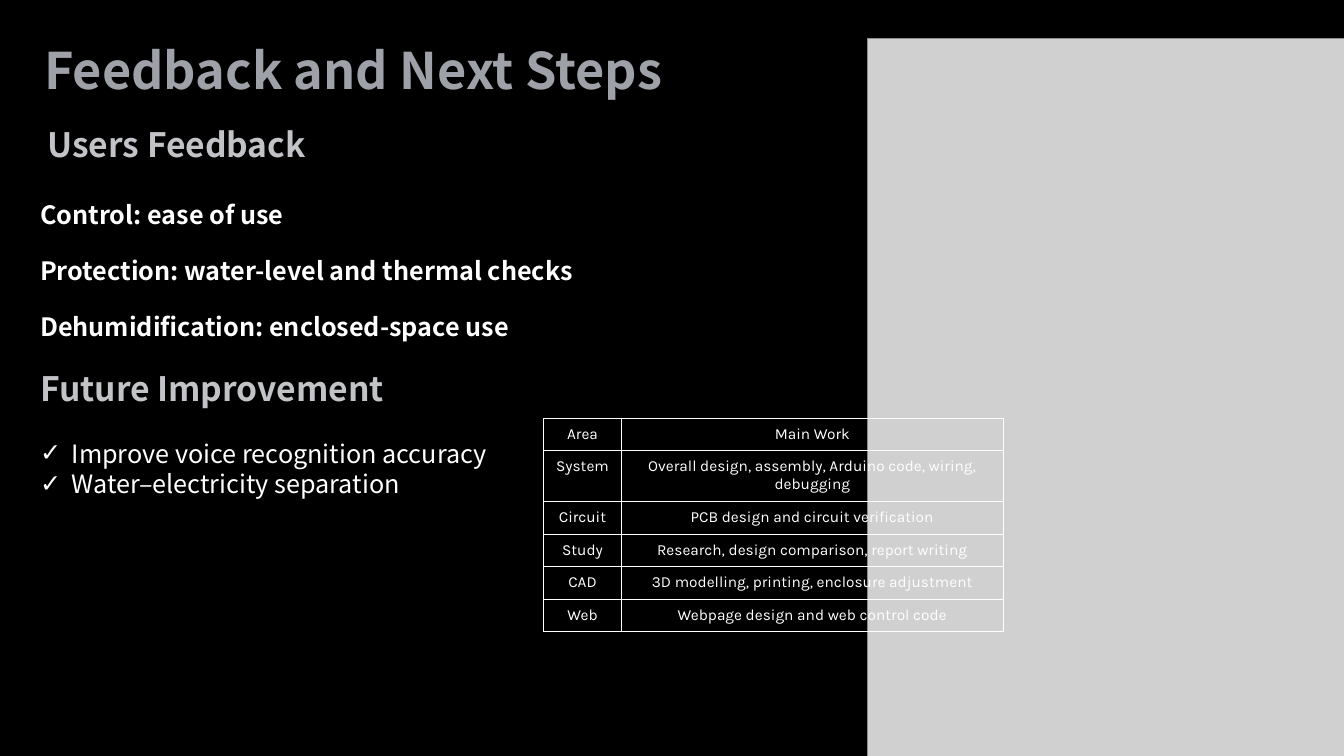
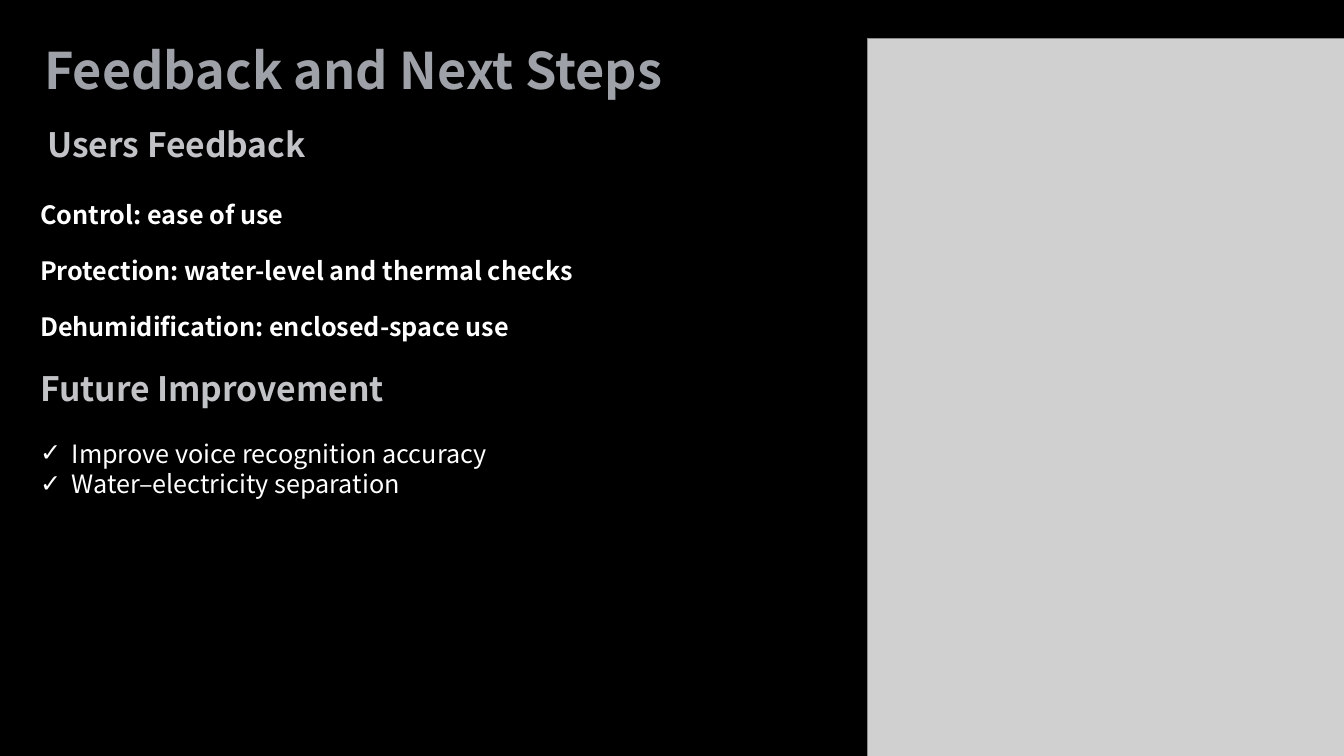
Before and after one commit to dddddddddl/smart-dehumidification-cabinet, a slide deck: slide 6 of docs/presentation/project_overview.pptx. Drawn at 1344x756 pixels with LibreOffice and Linux fonts; fonts in the diff are those of the drawing; grey boxes stand for pictures. Boxes give left, top, right and bottom in pixels: in the first picture for what was removed or moved away, otherwise in the second. Text is boxed around its words. In the diff, an @@ line names an element or a change of style, - is before the commit and + after.

```diff
--- a/docs/presentation/project_overview.pptx
+++ b/docs/presentation/project_overview.pptx
@@ table removed at <box>543,418,1003,706</box>, 6 rows, 2 columns @@
-Area | Main Work
-System | Overall design, assembly, Arduino code, wiring, debugging
-Circuit | PCB design and circuit verification
-Study | Research, design comparison, report writing
-CAD | 3D modelling, printing, enclosure adjustment
-Web | Webpage design and web control code
```
